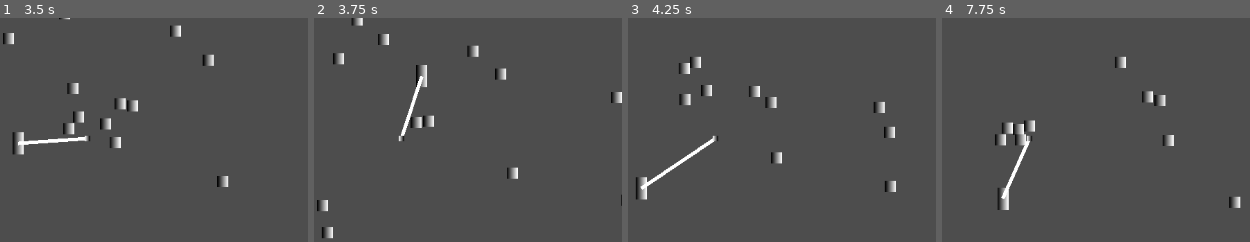
Above: before the commit, frames 1-4 (left to right).
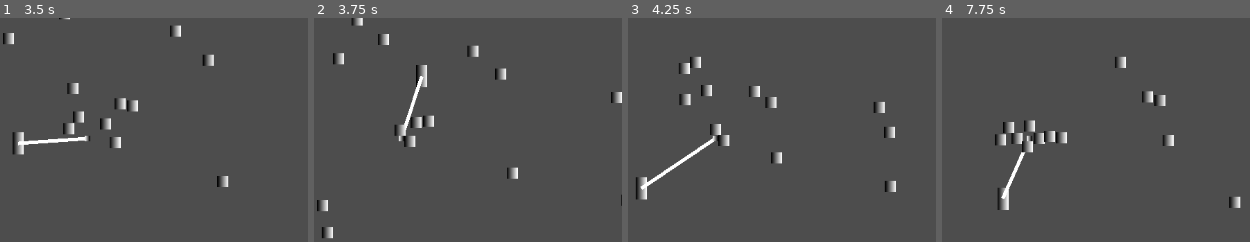
Above: after the commit, the same moments.

Repository: Blulow/majorjam
Game: Godot game, scene res://scenes/game.tscn
Two runs of this game, one before a commit and one after it. Both use one fixed random seed, a clock stepped at 60 frames per second and the inputs below.
Inputs:
- Up to frame 1 (3.5 s): hold Right (right) 0.53-2.03 s; tap Shift (dash) every 0.75 s from 0.6 to 2.85 s; tap Up (up) at 0.77, 1.52, 3.02 s; hold Left (left) 2.03-2.78 s; hold Right (right) from 2.78 s (still down)
- Up to frame 2 (3.75 s): keep holding Right (right); tap Shift (dash) at 3.6 s
- Up to frame 3 (4.25 s): keep holding Right (right); tap Up (up) at 3.77 s
- Up to frame 4 (7.75 s): release Right (right) at 4.28 s; hold Left (left) 4.28-5.03 s; tap Shift (dash) every 0.75 s from 4.35 to 7.35 s; tap Up (up) at 4.52, 6.02, 6.77, 7.52 s; hold Right (right) 5.03-5.78 s; hold Left (left) 5.78-7.28 s; hold Right (right) from 7.28 s (still down)
The pictures show only the part of the screen within x 36-86%, y 23-73%; the shares and areas given below are measured in that part.

Frame 1 is identical in both runs. In frame 2, 0.3% of the frame differs, in the area x 25-34%, y 47-58%; in frame 3, 0.3%; in frame 4, 1.1%, in the area x 19-41%, y 46-61%.

Commit message:
fix: collision not registering

Diff:
--- a/scenes/anchor.tscn
+++ b/scenes/anchor.tscn
@@ -16,7 +16,7 @@
 size = Vector2(16, 16)
 
 [sub_resource type="RectangleShape2D" id="RectangleShape2D_lm60w"]
-size = Vector2(16, 16)
+size = Vector2(18, 18)
 
 [node name="Anchor" type="StaticBody2D" unique_id=791452708]
 collision_layer = 6
--- a/scripts/health/hurtbox.gd
+++ b/scripts/health/hurtbox.gd
@@ -9,7 +9,7 @@
 @onready var timer: float = hit_cooldown
 
 func _process(delta: float) -> void:
-	if timer < hit_cooldown:
+	if timer <= hit_cooldown:
 		timer += delta
 	else:
 		if not hit: return
@@ -17,7 +17,6 @@
 		timer = 0.0
 
 func _on_area_entered(area: Area2D) -> void:
-	if area is Hitbox:
 		damage_amount = area.damage_amount
 		hit = true
 
